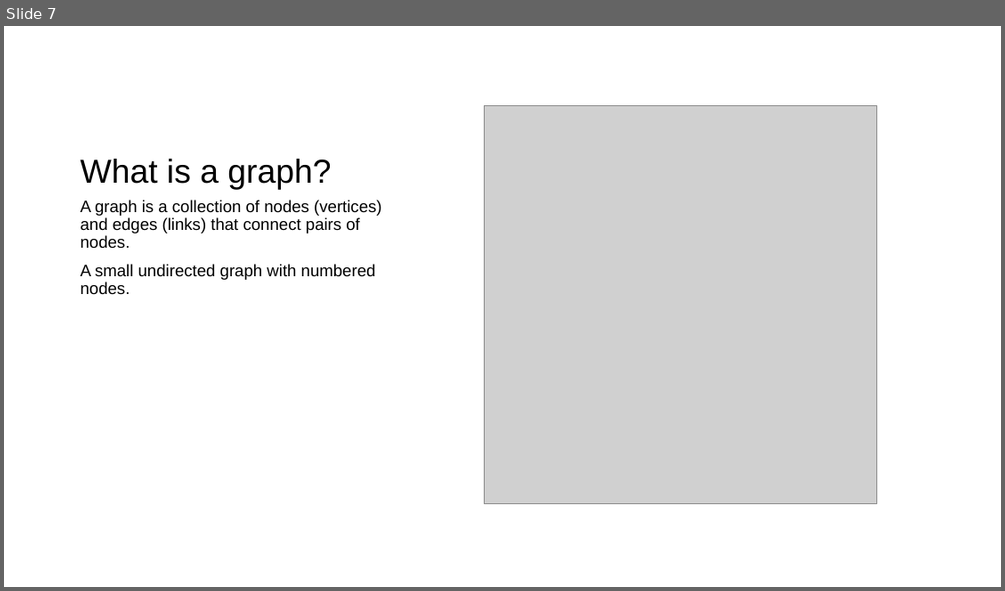
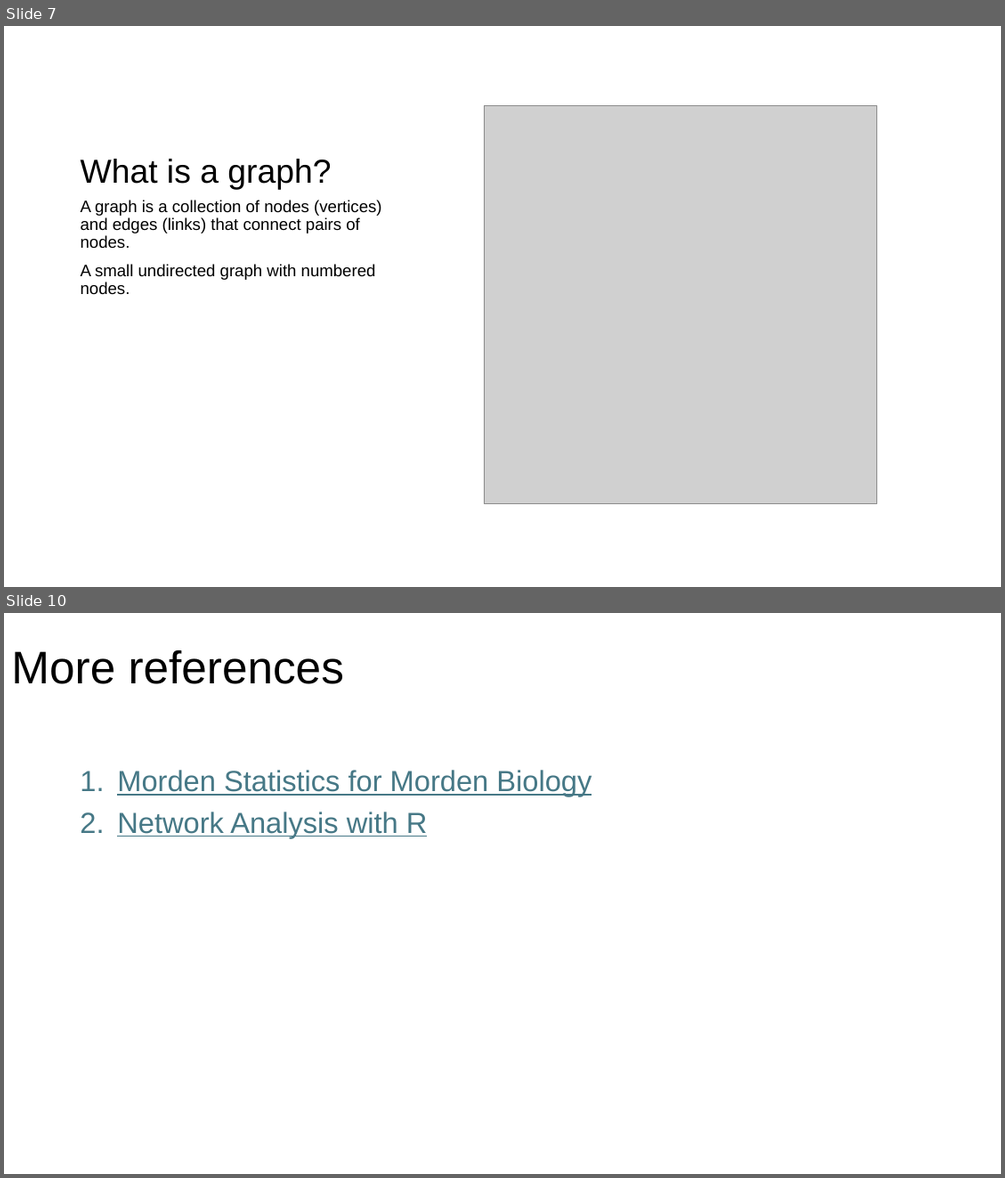
Before and after one commit to jaspershen-lab/MD7115-NTU, a slide deck: 3_materials/MD7115-Xiaotao.pptx. Shown one above the other, each under a label of ours: slide 7 before the commit, slides 7 and 10 after it; the slides between them are not shown. The pictures are 1005x591 and 1005x1178 pixels, drawn with LibreOffice and Linux fonts; fonts in the diff are those of the drawing; grey boxes stand for pictures; background and template pictures are left out. Boxes give left, top, right and bottom in pixels: in the first picture for what was removed or moved away, otherwise in the second. Text is boxed around its words. In the diff, an @@ line names an element or a change of style, - is before the commit and + after.

```diff
--- a/3_materials/MD7115-Xiaotao.pptx
+++ b/3_materials/MD7115-Xiaotao.pptx
@@ slide 10 added at bbox=[4, 613, 1001, 1174], background #FFFFFF @@
@@ title added at bbox=[11, 650, 344, 684], 44 pt, text #000000 @@
+More references
@@ text added at bbox=[117, 770, 591, 838], 28 pt, text #467886, underline @@
+1. Morden Statistics for Morden Biology
+2. Network Analysis with R
```
Also in this commit, not shown: 2 other slides added, 4 other files.
